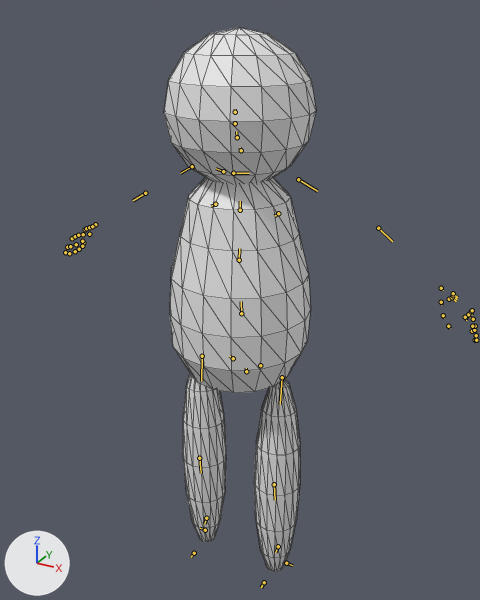
Before and after pictures for a commit that changed the glTF model public/assets/models/testMan.glb.
Before and after are seen from a 50 mm camera at (4.35, -7.88, 8.84) aimed at (0.22, -0.38, 5.09). Every picture has the same lights, and +X, +Y and +Z are marked at lower left. The bones that bend it are drawn over the model as lines. Mesh edges are drawn as thin lines.
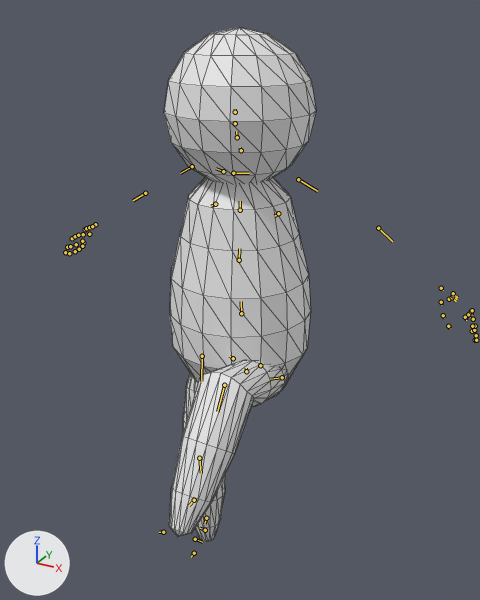
The newer file adds an action. The first version stands in its rest pose; the second is drawn at frame 0 of the action 'Action'.

Diff of the bpy script that builds the scene:
```diff
--- a/public/assets/models/testMan.glb.py
+++ b/public/assets/models/testMan.glb.py
@@ bone_thigh_l @@
 bone_thigh_l = bpy.data.objects['metarig'].pose.bones['thigh.L']  # child of 'spine'
-bone_thigh_l.rotation_quaternion = (1.0, 0.0, 0.0, 0.0)  # degrees (0, 0, 0)
+bone_thigh_l.rotation_quaternion = (0.581, -0.814, 0.0, 0.001)  # degrees (-109, 0, 0)
@@ bone_shin_l @@
 bone_shin_l = bpy.data.objects['metarig'].pose.bones['shin.L']  # child of 'thigh.L'
-bone_shin_l.rotation_quaternion = (1.0, 0.0, 0.0, 0.0)  # degrees (0, 0, 0)
+bone_shin_l.rotation_quaternion = (0.825, 0.565, 0.004, 0.002)  # degrees (69, 0, 0)
```

Pixel boxes (x1, y1, x2, y2) of what changed, in the pictures (480 x 600 px):
'Sphere', posed: before (164, 27, 316, 572); after (164, 27, 316, 542)
bone 'thigh.L', root to tip: before (282, 377) to (280, 404); after (282, 377) to (270, 379)
bone 'shin.L', root to tip: before (274, 484) to (275, 500); after (224, 385) to (217, 411)
